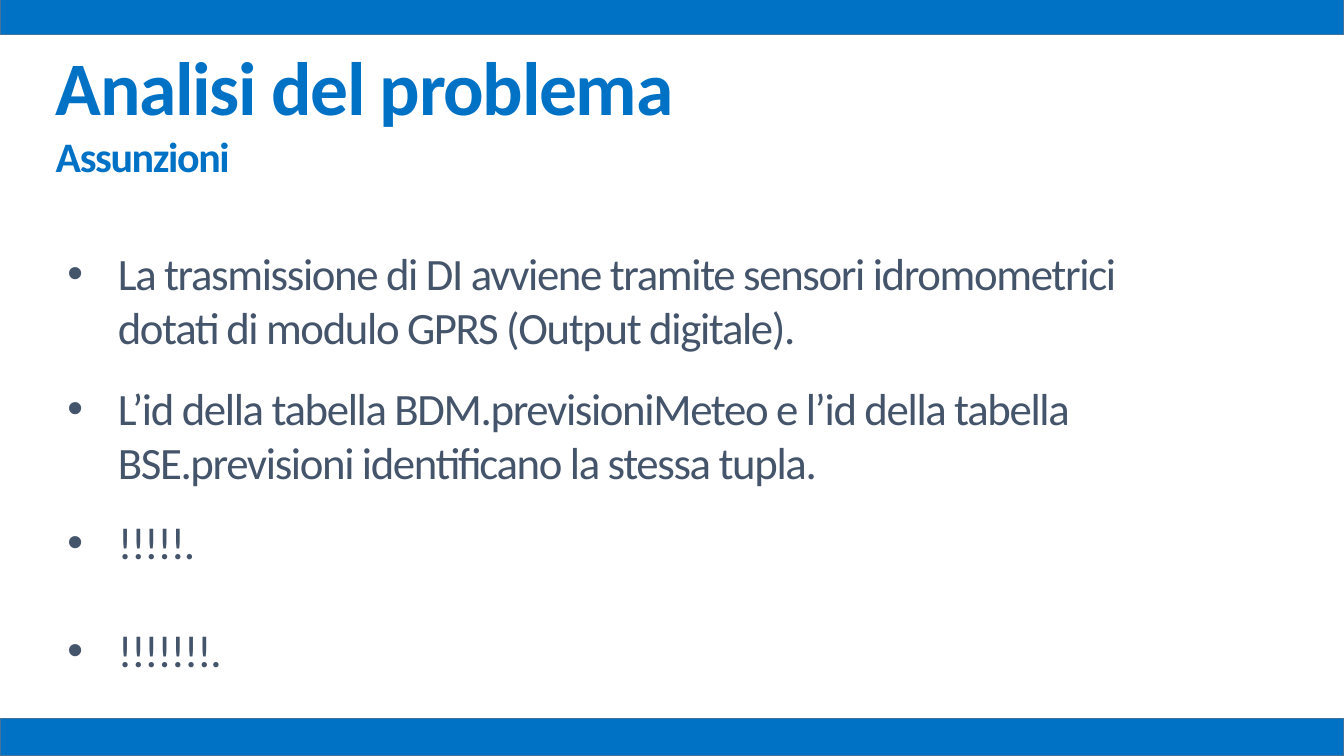
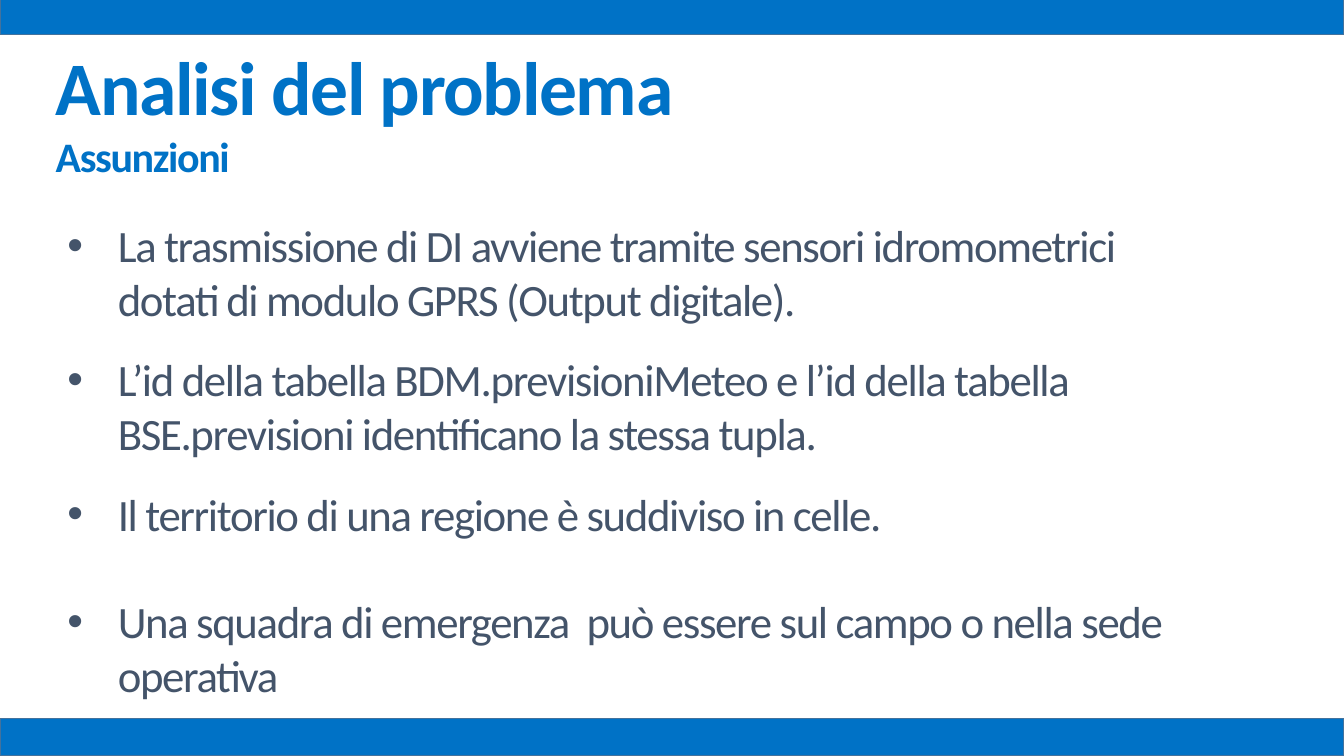
Before and after one commit to mz1991/ProgettoFebbraio2015, a slide deck: slide 9 of Febbraio 2015.pptx. Drawn at 1344x756 pixels with LibreOffice and Linux fonts; fonts in the diff are those of the drawing. Boxes give left, top, right and bottom in pixels: in the first picture for what was removed or moved away, otherwise in the second. Text is boxed around its words. In the diff, an @@ line names an element or a change of style, - is before the commit and + after.

Commit message:
Presentazione edit

```diff
--- a/Febbraio 2015.pptx
+++ b/Febbraio 2015.pptx
@@ text at box(118, 500, 1163, 700): text changed @@
-• !!!!!.
-• !!!!!!!.
+• Il territorio di una regione è suddiviso in celle.
+• Una squadra di emergenza può essere sul campo o nella sede operativa
```
Also in this commit, not shown: 2 other slides changed, 3 slides added.
